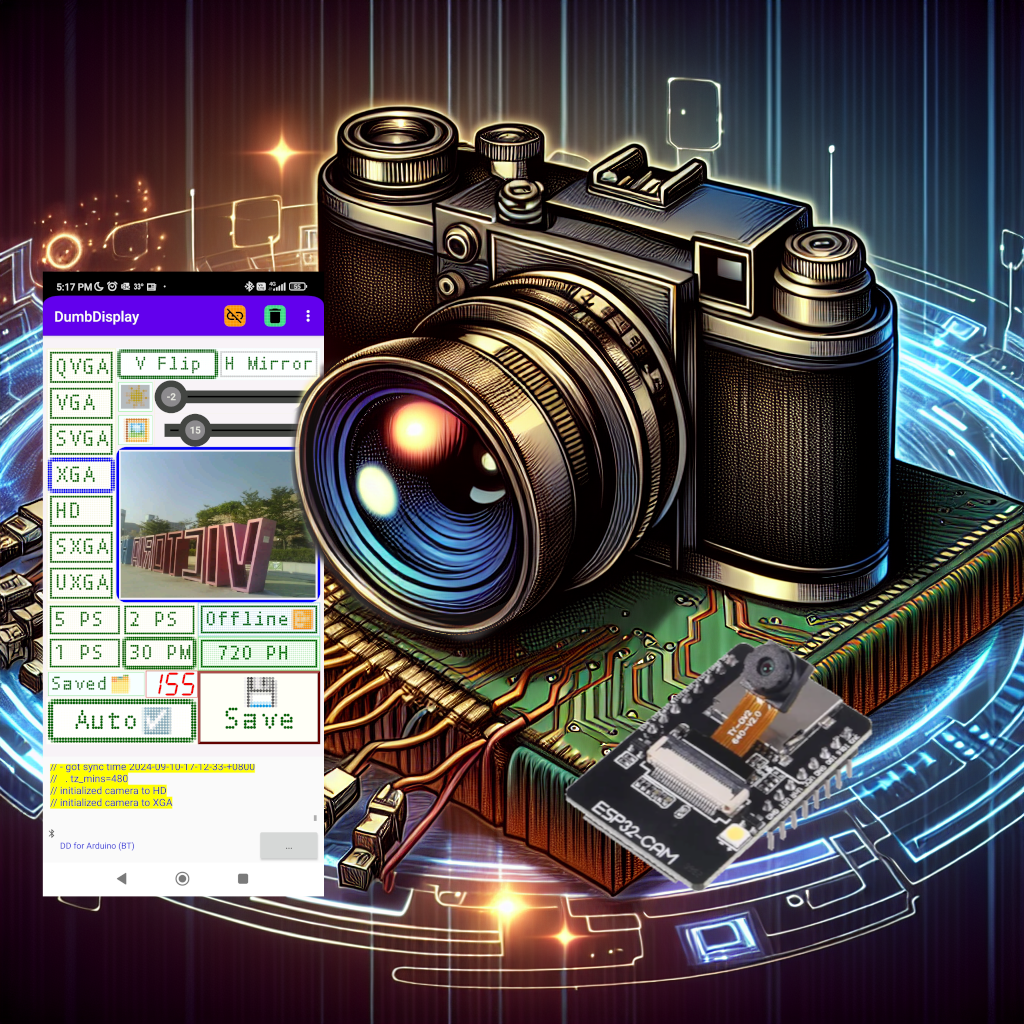
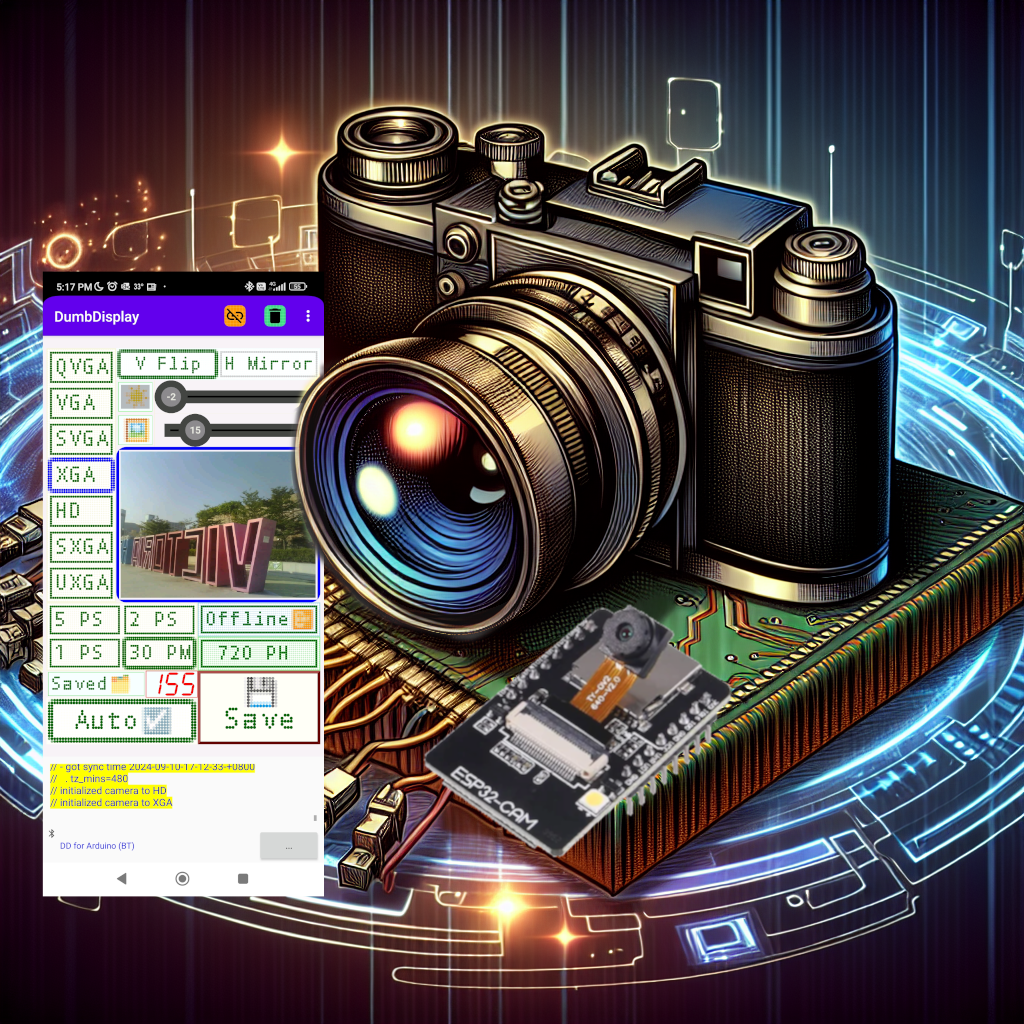
Layered file, before and after one edit (1024×1024). Changes by layer:
painted on "esp32-cam.webp" over [423, 604, 873, 892]
